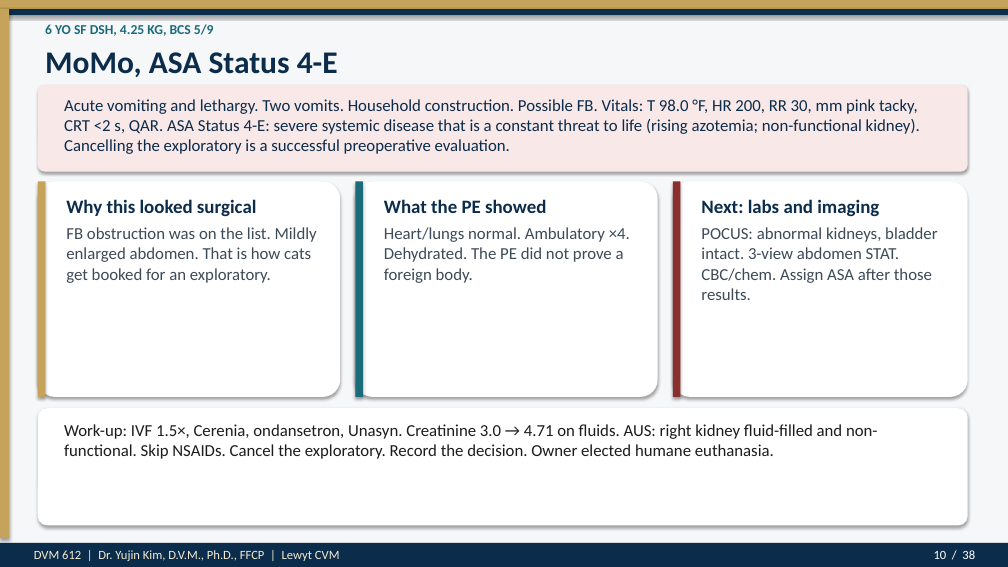
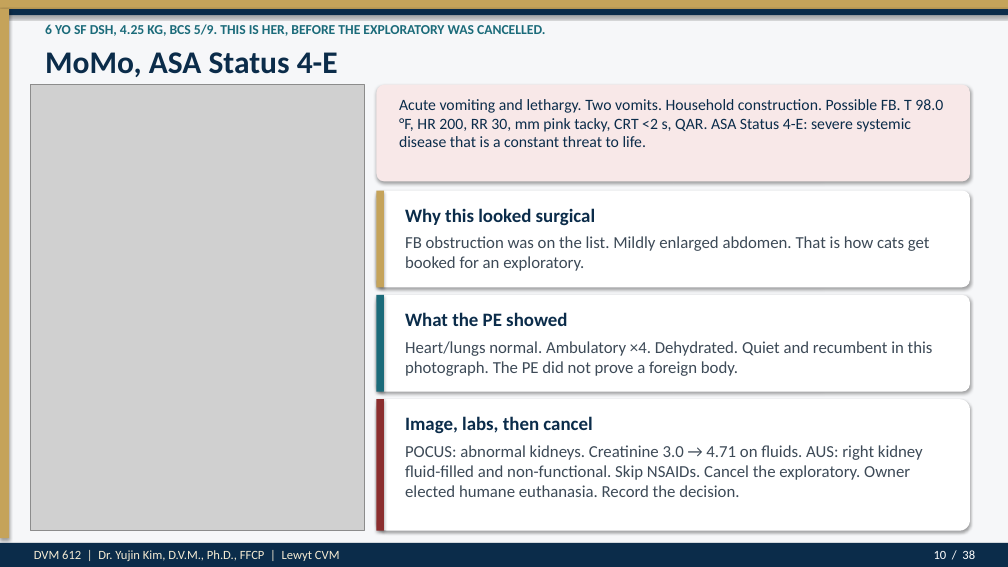
Before and after one commit to drkimvet/happycare, a slide deck: slide 10 of lectures/DVM-612_Week4_Preop_PatientPrep_Postop.pptx. Drawn at 1008x567 pixels with LibreOffice and Linux fonts; fonts in the diff are those of the drawing; grey boxes stand for pictures. Boxes give left, top, right and bottom in pixels: in the first picture for what was removed or moved away, otherwise in the second. Text is boxed around its words. In the diff, an @@ line names an element or a change of style, - is before the commit and + after.

```diff
--- a/lectures/DVM-612_Week4_Preop_PatientPrep_Postop.pptx
+++ b/lectures/DVM-612_Week4_Preop_PatientPrep_Postop.pptx
@@ text at bbox=[45, 24, 545, 36]: text changed @@
-6 YO SF DSH, 4.25 KG, BCS 5/9
+6 YO SF DSH, 4.25 KG, BCS 5/9. THIS IS HER, BEFORE THE EXPLORATORY WAS CANCELLED.
@@ picture added at bbox=[30, 85, 364, 531] @@
@@ rounded rectangle: place and size @@
-rounded rectangle at bbox=[38, 85, 968, 172]
+rounded rectangle at bbox=[377, 85, 970, 181]
@@ text at bbox=[399, 99, 943, 147]: text changed; size 16 to 15 pt @@
-Acute vomiting and lethargy. Two vomits. Household construction. Possible FB. Vitals: T 98.0 °F, HR 200, RR 30, mm pink tacky, CRT <2 s, QAR. ASA Status 4-E: severe systemic disease that is a constant threat to life (rising azotemia; non-functional kidney). Cancelling the exploratory is a successful preoperative evaluation.
+Acute vomiting and lethargy. Two vomits. Household construction. Possible FB. T 98.0 °F, HR 200, RR 30, mm pink tacky, CRT <2 s, QAR. ASA Status 4-E: severe systemic disease that is a constant threat to life.
@@ rounded rectangle removed at bbox=[38, 181, 340, 397] @@
@@ rectangle removed at bbox=[38, 181, 45, 397] @@
@@ rounded rectangle removed at bbox=[355, 181, 658, 397] @@
@@ rounded rectangle added at bbox=[377, 191, 970, 287], fill #FFFFFF @@
@@ rectangle added at bbox=[377, 191, 384, 287], fill #C5A35A @@
@@ text "Why this looked surgical": place and size @@
-text "Why this looked surgical" at bbox=[66, 199, 257, 217]
+text "Why this looked surgical" at bbox=[405, 208, 596, 226]
@@ rounded rectangle removed at bbox=[673, 181, 968, 397] @@
@@ rectangle removed at bbox=[673, 181, 681, 397] @@
@@ text removed at bbox=[701, 199, 879, 217] @@
-Next: labs and imaging
@@ text "FB obstruction was on the ..." rewrapped from bbox=[66, 227, 317, 283] to bbox=[405, 236, 930, 271] @@
@@ text removed at bbox=[701, 227, 937, 300] @@
-POCUS: abnormal kidneys, bladder intact. 3-view abdomen STAT. CBC/chem. Assign ASA after those results.
@@ rectangle: place and size @@
-rectangle at bbox=[355, 181, 363, 397]
+rectangle at bbox=[377, 295, 384, 392]
@@ rounded rectangle added at bbox=[377, 295, 970, 392], fill #FFFFFF @@
@@ text "What the PE showed": place and size @@
-text "What the PE showed" at bbox=[384, 199, 546, 213]
+text "What the PE showed" at bbox=[405, 312, 567, 326]
@@ text at bbox=[405, 341, 933, 376]: text changed @@
-Heart/lungs normal. Ambulatory ×4. Dehydrated. The PE did not prove a foreign body.
+Heart/lungs normal. Ambulatory ×4. Dehydrated. Quiet and recumbent in this photograph. The PE did not prove a foreign body.
@@ rounded rectangle: place and size @@
-rounded rectangle at bbox=[38, 408, 968, 526]
+rounded rectangle at bbox=[377, 399, 970, 531]
@@ rectangle added at bbox=[377, 399, 384, 531], fill #8B2E2E @@
@@ text added at bbox=[405, 416, 592, 434], 18 pt, text #0B2C4A, bold @@
+Image, labs, then cancel
@@ text at bbox=[405, 445, 923, 497]: text changed; text colour #1C1C1C to #3D4A57 @@
-Work-up: IVF 1.5×, Cerenia, ondansetron, Unasyn. Creatinine 3.0 → 4.71 on fluids. AUS: right kidney fluid-filled and non-functional. Skip NSAIDs. Cancel the exploratory. Record the decision. Owner elected humane euthanasia.
+POCUS: abnormal kidneys. Creatinine 3.0 → 4.71 on fluids. AUS: right kidney fluid-filled and non-functional. Skip NSAIDs. Cancel the exploratory. Owner elected humane euthanasia. Record the decision.
```
Also in this commit, not shown: 4 other files.
